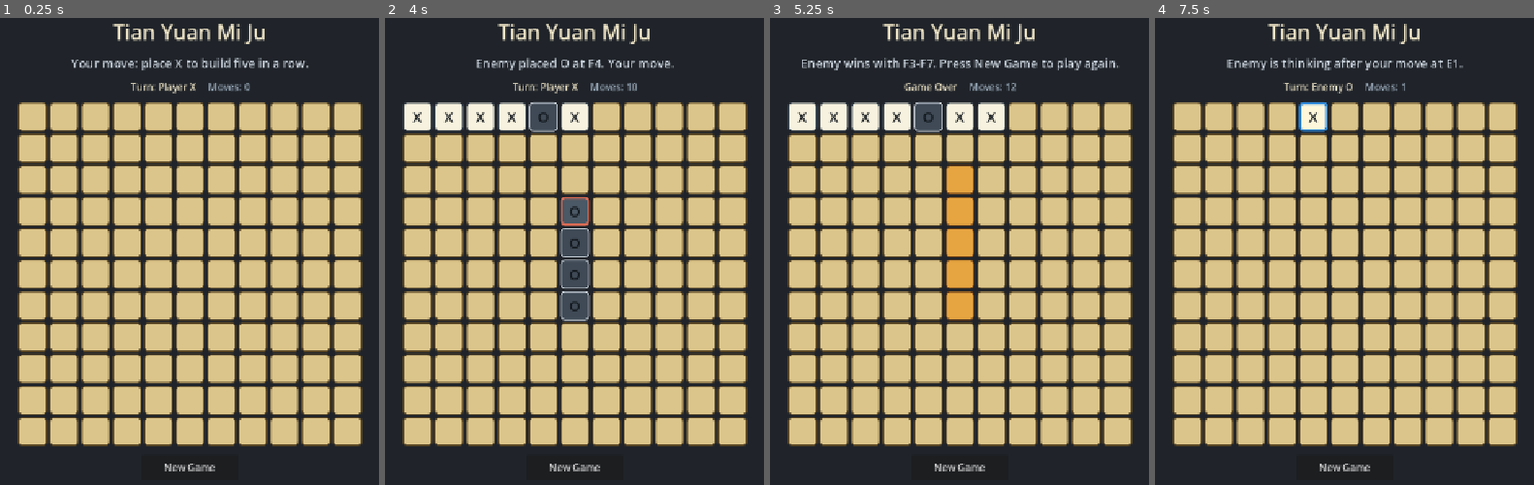
Above: before the commit, frames 1-4 (left to right).
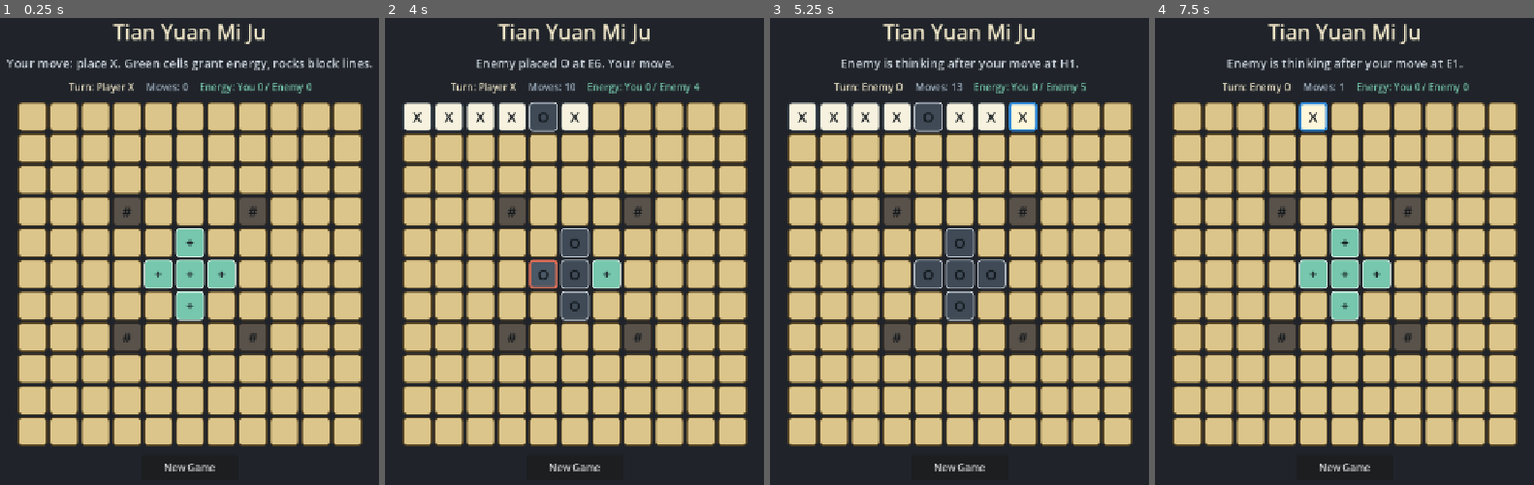
Above: after the commit, the same moments.

Repository: eason522/game
Game: Godot game, scene res://scenes/game/BattleScene.tscn
The game is run twice, just before and just after one commit, with the same random seed, the same clock (stepped at 60 frames per second) and the same inputs.
Inputs (mouse positions are in pixels of both pictures, inside the frame that each line leads up to):
- Up to frame 1 (0.25 s): no input
- Up to frame 2 (4 s): click (419, 116) at 0.52 s; click (449, 116) at 1.27 s; click (479, 116) at 2.02 s; click (513, 116) at 2.77 s; click (574, 116) at 3.52 s
- Up to frame 3 (5.25 s): click (989, 116) at 4.27 s; click (1023, 116) at 5.02 s
- Up to frame 4 (7.5 s): click (1439, 116) at 5.77 s; click "New Game" at 6.5 s; click (1314, 116) at 7.27 s

The runs differ from the first frame. In frame 1, 6.2% of the frame differs, in the area x 1-99%, y 8-72%; in frame 2, 4.2%; in frame 3, 7.4%, in the area x 8-92%, y 8-72%; in frame 4, 5.0%.

Commit message:
Add terrain basics

Diff:
--- a/scripts/ai/EnemyAI.gd
+++ b/scripts/ai/EnemyAI.gd
@@ -57,6 +57,9 @@
 	score += _line_potential(board, cell, enemy_owner) * 3.0
 	score += _line_potential(board, cell, player_owner) * 2.2
 
+	if board.get_terrain(cell) == BoardState.TERRAIN_SPIRIT:
+		score += 35.0
+
 	return score
 
 
--- a/scripts/game/BattleScene.gd
+++ b/scripts/game/BattleScene.gd
@@ -10,6 +10,7 @@
 var status_label: Label
 var turn_label: Label
 var move_count_label: Label
+var energy_label: Label
 var board_grid: GridContainer
 var reset_button: Button
 var cells: Array = []
@@ -19,8 +20,12 @@
 var last_move := Vector2i(-1, -1)
 var last_move_owner := BoardState.EMPTY
 var move_count := 0
+var player_energy := 0
+var enemy_energy := 0
 
 var empty_style: StyleBoxFlat
+var spirit_style: StyleBoxFlat
+var rock_style: StyleBoxFlat
 var player_style: StyleBoxFlat
 var enemy_style: StyleBoxFlat
 var last_player_style: StyleBoxFlat
@@ -36,6 +41,8 @@
 
 func _create_styles() -> void:
 	empty_style = _make_cell_style(Color("#dcc58a"), Color("#5a4725"))
+	spirit_style = _make_cell_style(Color("#76c7ad"), Color("#e2f5e9"))
+	rock_style = _make_cell_style(Color("#59524a"), Color("#2f2a25"))
 	player_style = _make_cell_style(Color("#f7f2df"), Color("#36404a"))
 	enemy_style = _make_cell_style(Color("#3f4a56"), Color("#cbd3dc"))
 	last_player_style = _make_cell_style(Color("#fff7dc"), Color("#2f89d7"), 4)
@@ -101,6 +108,12 @@
 	move_count_label.add_theme_font_size_override("font_size", 16)
 	move_count_label.add_theme_color_override("font_color", Color("#9fb0c1"))
 	info_row.add_child(move_count_label)
+
+	energy_label = Label.new()
+	energy_label.horizontal_alignment = HORIZONTAL_ALIGNMENT_CENTER
+	energy_label.add_theme_font_size_override("font_size", 16)
+	energy_label.add_theme_color_override("font_color", Color("#76c7ad"))
+	info_row.add_child(energy_label)
 
 	board_grid = GridContainer.new()
 	board_grid.columns = BOARD_SIZE
@@ -144,14 +157,39 @@
 
 func _start_new_game() -> void:
 	board = BoardState.new(BOARD_SIZE, BOARD_SIZE)
+	_setup_demo_terrain()
 	current_turn = BoardState.PLAYER
 	game_over = false
 	winning_line.clear()
 	last_move = Vector2i(-1, -1)
 	last_move_owner = BoardState.EMPTY
 	move_count = 0
-	_set_status("Your move: place X to build five in a row.")
+	player_energy = 0
+	enemy_energy = 0
+	_set_status("Your move: place X. Green cells grant energy, rocks block lines.")
 	_refresh_board()
+
+
+func _setup_demo_terrain() -> void:
+	var spirit_cells := [
+		Vector2i(5, 5),
+		Vector2i(4, 5),
+		Vector2i(6, 5),
+		Vector2i(5, 4),
+		Vector2i(5, 6),
+	]
+	var rock_cells := [
+		Vector2i(3, 3),
+		Vector2i(7, 3),
+		Vector2i(3, 7),
+		Vector2i(7, 7),
+	]
+
+	for pos in spirit_cells:
+		board.set_terrain(pos, BoardState.TERRAIN_SPIRIT)
+
+	for pos in rock_cells:
+		board.set_terrain(pos, BoardState.TERRAIN_ROCK)
 
 
 func _on_cell_pressed(pos: Vector2i) -> void:
@@ -162,6 +200,7 @@
 		return
 
 	_record_move(pos, BoardState.PLAYER)
+	_apply_terrain_reward(pos, BoardState.PLAYER)
 	_finish_turn(BoardState.PLAYER)
 
 	if game_over:
@@ -187,12 +226,23 @@
 
 	board.place_piece(move, BoardState.ENEMY)
 	_record_move(move, BoardState.ENEMY)
+	_apply_terrain_reward(move, BoardState.ENEMY)
 	_finish_turn(BoardState.ENEMY)
 
 	if not game_over:
 		current_turn = BoardState.PLAYER
 		_set_status("Enemy placed O at %s. Your move." % _format_board_pos(move))
 		_refresh_board()
+
+
+func _apply_terrain_reward(pos: Vector2i, owner: int) -> void:
+	if board.get_terrain(pos) != BoardState.TERRAIN_SPIRIT:
+		return
+
+	if owner == BoardState.PLAYER:
+		player_energy += 1
+	else:
+		enemy_energy += 1
 
 
 func _finish_turn(owner: int) -> void:
@@ -251,6 +301,7 @@
 			var button: Button = cells[y][x]
 			var owner := board.get_piece(pos)
 			var style := empty_style
+			var terrain := board.get_terrain(pos)
 
 			button.text = ""
 
@@ -268,6 +319,12 @@
 			elif owner == BoardState.ENEMY:
 				button.text = "O"
 				style = enemy_style
+			elif terrain == BoardState.TERRAIN_ROCK:
+				button.text = "#"
+				style = rock_style
+			elif terrain == BoardState.TERRAIN_SPIRIT:
+				button.text = "+"
+				style = spirit_style
 
 			button.disabled = game_over or current_turn != BoardState.PLAYER or not board.is_cell_playable(pos)
 			button.add_theme_stylebox_override("normal", style)
@@ -277,7 +334,7 @@
 
 
 func _refresh_info_labels() -> void:
-	if turn_label == null or move_count_label == null:
+	if turn_label == null or move_count_label == null or energy_label == null:
 		return
 
 	var turn_text := "Game Over"
@@ -287,3 +344,4 @@
 
 	turn_label.text = turn_text
 	move_count_label.text = "Moves: %d" % move_count
+	energy_label.text = "Energy: You %d / Enemy %d" % [player_energy, enemy_energy]
--- a/tests/rule_checker_smoke.gd
+++ b/tests/rule_checker_smoke.gd
@@ -58,6 +58,9 @@
 			Vector2i(6, 3),
 		]
 	)
+	_assert_rock_blocks_line()
+	_assert_rock_is_not_playable()
+	_assert_ai_prefers_spirit_cell()
 
 
 func _assert_five_line(case_name: String, positions: Array) -> void:
@@ -81,3 +84,50 @@
 		if line[index] != positions[index]:
 			failures.append("%s: expected %s at index %d, got %s" % [case_name, positions[index], index, line[index]])
 			return
+
+
+func _assert_rock_blocks_line() -> void:
+	var board := BoardState.new(11, 11)
+	var checker := RuleChecker.new()
+	var positions := [
+		Vector2i(1, 5),
+		Vector2i(2, 5),
+		Vector2i(3, 5),
+		Vector2i(5, 5),
+		Vector2i(6, 5),
+	]
+
+	board.set_terrain(Vector2i(4, 5), BoardState.TERRAIN_ROCK)
+
+	for pos in positions:
+		board.place_piece(pos, BoardState.PLAYER)
+
+	if checker.has_winner(board, BoardState.PLAYER):
+		failures.append("rock blocks line: expected no winner across rock terrain")
+
+
+func _assert_rock_is_not_playable() -> void:
+	var board := BoardState.new(11, 11)
+	var rock_pos := Vector2i(5, 5)
+
+	board.set_terrain(rock_pos, BoardState.TERRAIN_ROCK)
+
+	if board.is_cell_playable(rock_pos):
+		failures.append("rock is not playable: rock cell should reject placement")
+		return
+
+	if board.place_piece(rock_pos, BoardState.PLAYER):
+		failures.append("rock is not playable: place_piece should fail on rock cell")
+
+
+func _assert_ai_prefers_spirit_cell() -> void:
+	var board := BoardState.new(11, 11)
+	var ai := EnemyAI.new()
+	var spirit_pos := Vector2i(3, 3)
+
+	board.set_terrain(spirit_pos, BoardState.TERRAIN_SPIRIT)
+
+	var move := ai.choose_move(board)
+
+	if move != spirit_pos:
+		failures.append("ai prefers spirit cell: expected %s, got %s" % [spirit_pos, move])
Not shown, changed: DEVELOPMENT_PLAN.md
Not shown, changed: README.md
